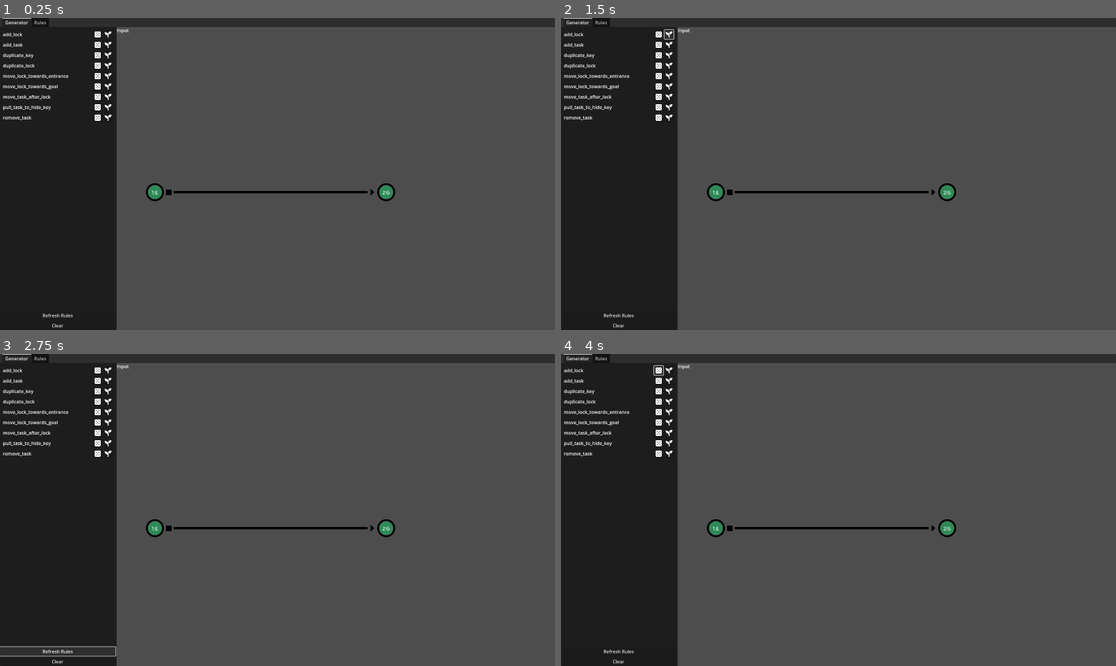
Above: before the commit, frames 1-4 (two rows, left to right).
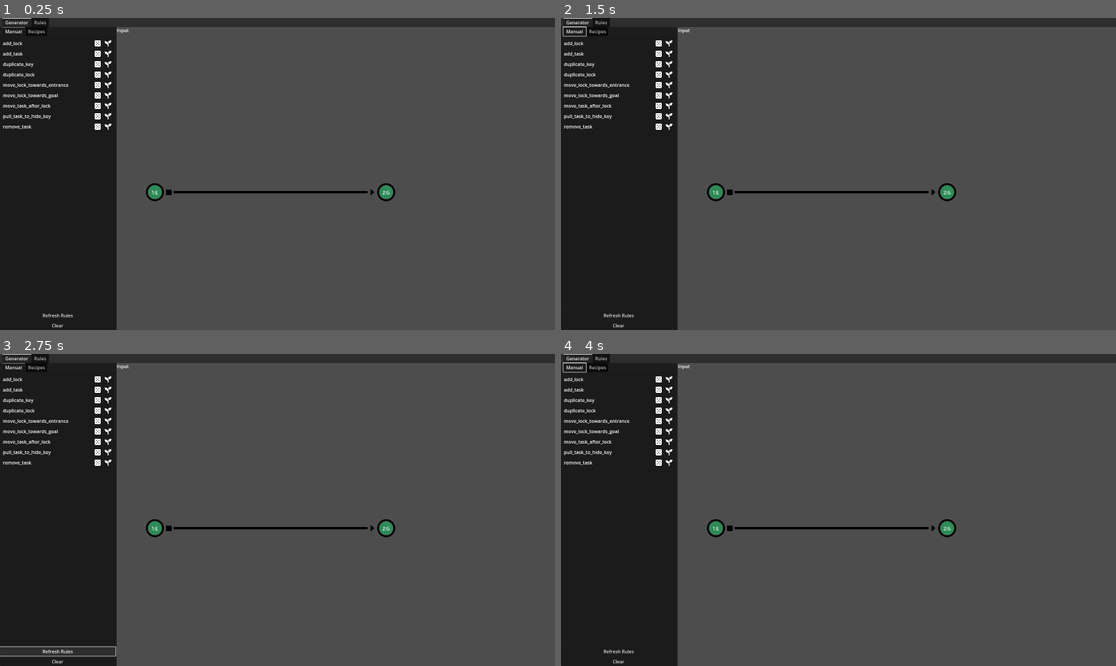
Above: after the commit, the same moments.

Repository: LVoisard/graph-reconstruction-godot
Game: Godot game, scene res://scenes/main.tscn
Two runs of this game, one before a commit and one after it. Both use one fixed random seed, a clock stepped at 60 frames per second and the inputs below.
Inputs (mouse positions are in pixels of both pictures, inside the frame that each line leads up to):
- Up to frame 1 (0.25 s): no input
- Up to frame 2 (1.5 s): click (660, 33) at 0.52 s; click (666, 33) at 1.27 s
- Up to frame 3 (2.75 s): click "Refresh Rules" at 2 s
- Up to frame 4 (4 s): click "Clear" at 2.75 s; click (660, 369) at 3.52 s

The runs differ from the first frame. In frame 1, 1.1% of the frame differs, in the area x 0-21%, y 2-36%; in frame 2, 1.1%; in frame 3, 1.1%; in frame 4, 1.1%.

Commit message:
fixed the pattern matching and graph rewriting (I think) making recipes now

Diff:
--- /dev/null
+++ b/resources/context_actions/graph node/annotations/ca_graph_node_add_annotation.gd
@@ -0,0 +1,7 @@
+extends ContextAction
+
+@export var type: RuleGraphNode.Annotation
+
+func perform_context_action(node: Node) -> void:
+	var g_node = node as RuleGraphNode
+	g_node.set_annotation(type)
--- /dev/null
+++ b/resources/context_actions/graph node/annotations/ca_graph_node_add_annotation_moved.tres
@@ -0,0 +1,9 @@
+[gd_resource type="Resource" load_steps=2 format=3 uid="uid://dpxj1hw0du5lq"]
+
+[ext_resource type="Script" uid="uid://1tuutthgo3xt" path="res://resources/context_actions/graph node/annotations/ca_graph_node_add_annotation.gd" id="1_41tig"]
+
+[resource]
+script = ExtResource("1_41tig")
+type = 1
+action_text = "Moved"
+metadata/_custom_type_script = "uid://dg1p4omlqndtb"
--- /dev/null
+++ b/resources/context_actions/graph node/annotations/ca_graph_node_add_annotation_none.tres
@@ -0,0 +1,9 @@
+[gd_resource type="Resource" load_steps=2 format=3 uid="uid://dw2xptmhnd58j"]
+
+[ext_resource type="Script" uid="uid://1tuutthgo3xt" path="res://resources/context_actions/graph node/annotations/ca_graph_node_add_annotation.gd" id="1_2fbxk"]
+
+[resource]
+script = ExtResource("1_2fbxk")
+type = 0
+action_text = "None"
+metadata/_custom_type_script = "uid://dg1p4omlqndtb"
--- /dev/null
+++ b/resources/context_actions/graph node/annotations/ca_graph_node_add_annotation_removed.tres
@@ -0,0 +1,9 @@
+[gd_resource type="Resource" load_steps=2 format=3 uid="uid://b3jo45ckemtei"]
+
+[ext_resource type="Script" uid="uid://1tuutthgo3xt" path="res://resources/context_actions/graph node/annotations/ca_graph_node_add_annotation.gd" id="1_e7mp7"]
+
+[resource]
+script = ExtResource("1_e7mp7")
+type = 2
+action_text = "Removed"
+metadata/_custom_type_script = "uid://dg1p4omlqndtb"
--- /dev/null
+++ b/resources/context_actions/graph node/ca_graph_node_add_annotation.tres
@@ -0,0 +1,12 @@
+[gd_resource type="Resource" script_class="SubContextAction" load_steps=6 format=3 uid="uid://blc066eqywkgv"]
+
+[ext_resource type="Script" uid="uid://dsbdscvfng6du" path="res://resources/context_actions/sub_context_action.gd" id="1_23xao"]
+[ext_resource type="Script" uid="uid://dg1p4omlqndtb" path="res://resources/context_actions/context_action.gd" id="2_8s5p5"]
+[ext_resource type="Resource" uid="uid://dw2xptmhnd58j" path="res://resources/context_actions/graph node/annotations/ca_graph_node_add_annotation_none.tres" id="3_10rpo"]
+[ext_resource type="Resource" uid="uid://dpxj1hw0du5lq" path="res://resources/context_actions/graph node/annotations/ca_graph_node_add_annotation_moved.tres" id="4_gsa2p"]
+[ext_resource type="Resource" uid="uid://b3jo45ckemtei" path="res://resources/context_actions/graph node/annotations/ca_graph_node_add_annotation_removed.tres" id="5_34xej"]
+
+[resource]
+script = ExtResource("1_23xao")
+sub_context_actions = Array[ExtResource("2_8s5p5")]([ExtResource("3_10rpo"), ExtResource("4_gsa2p"), ExtResource("5_34xej")])
+action_text = "Add Annotation"
--- a/resources/context_actions/graph node/ca_graph_node_change_node_type.tres
+++ b/resources/context_actions/graph node/ca_graph_node_change_node_type.tres
@@ -1,15 +1,10 @@
-[gd_resource type="Resource" script_class="SubContextAction" load_steps=9 format=3 uid="uid://tib5hh2wgcax"]
+[gd_resource type="Resource" script_class="SubContextAction" load_steps=4 format=3 uid="uid://tib5hh2wgcax"]
 
 [ext_resource type="Script" uid="uid://dsbdscvfng6du" path="res://resources/context_actions/sub_context_action.gd" id="1_bnp0e"]
 [ext_resource type="Script" uid="uid://dg1p4omlqndtb" path="res://resources/context_actions/context_action.gd" id="2_f22py"]
-[ext_resource type="Resource" uid="uid://d33tctvuqiqys" path="res://resources/context_actions/graph node/change_type/ca_graph_node_change_type_entrance.tres" id="3_bpwv2"]
-[ext_resource type="Resource" uid="uid://6bokh8mlrsgl" path="res://resources/context_actions/graph node/change_type/ca_graph_node_change_type_goal.tres" id="4_krkf8"]
 [ext_resource type="Resource" uid="uid://d37gjlpg61vng" path="res://resources/context_actions/graph node/change_type/ca_graph_node_change_type_task.tres" id="5_u2csm"]
-[ext_resource type="Resource" uid="uid://h6i5my37wotw" path="res://resources/context_actions/graph node/change_type/ca_graph_node_change_type_key.tres" id="6_ukwu0"]
-[ext_resource type="Resource" uid="uid://bgm13g8chq4s4" path="res://resources/context_actions/graph node/change_type/ca_graph_node_change_type_lock.tres" id="7_oqf1u"]
-[ext_resource type="Resource" uid="uid://cl5rtu3ct3apq" path="res://resources/context_actions/graph node/change_type/ca_graph_node_change_type_any.tres" id="8_wjfks"]
 
 [resource]
 script = ExtResource("1_bnp0e")
-sub_context_actions = Array[ExtResource("2_f22py")]([ExtResource("8_wjfks"), ExtResource("3_bpwv2"), ExtResource("4_krkf8"), ExtResource("6_ukwu0"), ExtResource("7_oqf1u"), ExtResource("5_u2csm")])
+sub_context_actions = Array[ExtResource("2_f22py")]([ExtResource("5_u2csm")])
 action_text = "Change Node Type"
--- a/resources/context_actions/graph/ca_graph_create_new.gd
+++ b/resources/context_actions/graph/ca_graph_create_new.gd
@@ -3,7 +3,7 @@
 func perform_context_action(node: Node) -> void:
 	print("creating new node")
 	if prefab == null:
-		prefab = load("res://scripts/graph_node/graph_node.tscn")
+		prefab = load("res://scripts/graph_node/rule_graph_node.tscn")
 
 	var inst = prefab.instantiate() as Control
 	inst.position = node.get_global_mouse_position() - inst.get_rect().size / 2
--- a/scenes/generator.tscn
+++ b/scenes/generator.tscn
@@ -1,6 +1,7 @@
-[gd_scene load_steps=3 format=3 uid="uid://m7c1nsgiiqkd"]
+[gd_scene load_steps=4 format=3 uid="uid://m7c1nsgiiqkd"]
 
 [ext_resource type="Script" uid="uid://e6gvy72yn54q" path="res://scenes/generator_controller.gd" id="1_vxu2e"]
+[ext_resource type="PackedScene" uid="uid://cjrsqkrswr52s" path="res://scenes/recipes.tscn" id="2_ef8yp"]
 [ext_resource type="PackedScene" uid="uid://2366d4on4cdd" path="res://scripts/graph/graph.tscn" id="4_xsyub"]
 
 [node name="Generator" type="Control"]
@@ -41,7 +42,12 @@
 grow_horizontal = 2
 grow_vertical = 2
 
-[node name="MarginContainer" type="MarginContainer" parent="HBoxContainer/Left Bar/Panel/HBoxContainer"]
+[node name="TabContainer" type="TabContainer" parent="HBoxContainer/Left Bar/Panel/HBoxContainer"]
+layout_mode = 2
+size_flags_vertical = 3
+current_tab = 0
+
+[node name="Manual" type="MarginContainer" parent="HBoxContainer/Left Bar/Panel/HBoxContainer/TabContainer"]
 layout_mode = 2
 size_flags_horizontal = 3
 size_flags_vertical = 3
@@ -49,8 +55,12 @@
 theme_override_constants/margin_top = 10
 theme_override_constants/margin_right = 10
 theme_override_constants/margin_bottom = 10
+metadata/_tab_index = 0
 
-[node name="VBoxContainer" type="VBoxContainer" parent="HBoxContainer/Left Bar/Panel/HBoxContainer/MarginContainer"]
+[node name="VBoxContainer" type="VBoxContainer" parent="HBoxContainer/Left Bar/Panel/HBoxContainer/TabContainer/Manual"]
+layout_mode = 2
+
+[node name="Recipes" parent="HBoxContainer/Left Bar/Panel/HBoxContainer/TabContainer" instance=ExtResource("2_ef8yp")]
 layout_mode = 2
 
 [node name="refresh button" type="Button" parent="HBoxContainer/Left Bar/Panel/HBoxContainer"]
--- a/scenes/generator_controller.gd
+++ b/scenes/generator_controller.gd
@@ -2,7 +2,7 @@
 
 const generator_rule_prefab: PackedScene = preload("res://scenes/generator_rule.tscn")
 
-@onready var generator_rules_container: Control = $"HBoxContainer/Left Bar/Panel/HBoxContainer/MarginContainer/VBoxContainer"
+@onready var generator_rules_container: Control = $"HBoxContainer/Left Bar/Panel/HBoxContainer/TabContainer/Manual/VBoxContainer"
 @onready var generator_graph: MyGraph = $"HBoxContainer/Input Graph Viewport/SubViewport/Control/input graph"
 
 func _ready() -> void:
@@ -12,8 +12,8 @@
 
 func clear() -> void:
 	await generator_graph.clear()
-	var entrance = load("res://scripts/graph_node/graph_node.tscn").instantiate() as MyGraphNode
-	var goal = load("res://scripts/graph_node/graph_node.tscn").instantiate() as MyGraphNode
+	var entrance = load("res://scripts/graph_node/rule/rule_graph_node.tscn").instantiate() as MyGraphNode
+	var goal = load("res://scripts/graph_node/rule/rule_graph_node.tscn").instantiate() as MyGraphNode
 	var c = load("res://scripts/connection/connection.tscn").instantiate() as Connection
 	generator_graph.add_child(entrance)
 	entrance.position = Vector2(100, get_viewport_rect().get_center().y)
@@ -53,10 +53,12 @@
 		print("No valid nodes")
 		return
 
-	apply_rewrite(target, matches.pick_random(), pattern_output)
+	apply_rewrite(target, matches.pick_random(),pattern, pattern_output)
 
 	await generator_graph.clear()
+	await get_tree().process_frame
 	generator_graph.load_from_analytic(target)
+	print("Random " + file)
 
 func apply_rule_lsystem(file: String) -> void:
 	var graphs = Helper.parse_graphs("res://rules/"+file)
@@ -71,7 +73,8 @@
 		print("No valid nodes")
 		return
 	for m in matches:
-		apply_rewrite(target, m, pattern_output)
+		apply_rewrite(target, m, pattern, pattern_output)
+
 
 	await generator_graph.clear()
 	generator_graph.load_from_analytic(target)
@@ -133,31 +136,31 @@
 			if not edge_exists(G, g_src, g_tgt, p_edge.label):
 				return false
 
-	# Now reject if there are extra edges in the target between mapped nodes
-	var mapped_nodes = mapping.duplicate()
-	mapped_nodes[new_p_node] = candidate_g_node
-
-	# Create reverse mapping: from target node ID to pattern node ID
-	var reverse_mapping = {}
-	for p_id in mapped_nodes.keys():
-		reverse_mapping[mapped_nodes[p_id]] = p_id
-
-	for g_edge in G.edges:
-		if reverse_mapping.has(g_edge.source) and reverse_mapping.has(g_edge.target):
-			var p_src = reverse_mapping[g_edge.source]
-			var p_tgt = reverse_mapping[g_edge.target]
-
-			var found = false
-			for p_edge in P.edges:
-				if p_edge.source == p_src and p_edge.target == p_tgt and p_edge.label == g_edge.label:
-					found = true
-					break
-				elif p_edge.source == p_tgt and p_edge.target == p_src and p_edge.label == g_edge.label:
-					found = true
-					break
-			if not found:
-				# Extra edge in target that doesn't exist in pattern
-				return false
+	## Now reject if there are extra edges in the target between mapped nodes
+	#var mapped_nodes = mapping.duplicate()
+	#mapped_nodes[new_p_node] = candidate_g_node
+#
+	## Create reverse mapping: from target node ID to pattern node ID
+	#var reverse_mapping = {}
+	#for p_id in mapped_nodes.keys():
+		#reverse_mapping[mapped_nodes[p_id]] = p_id
+#
+	#for g_edge in G.edges:
+		#if reverse_mapping.has(g_edge.source) and reverse_mapping.has(g_edge.target):
+			#var p_src = reverse_mapping[g_edge.source]
+			#var p_tgt = reverse_mapping[g_edge.target]
+#
+			#var found = false
+			#for p_edge in P.edges:
+				#if p_edge.source == p_src and p_edge.target == p_tgt and p_edge.label == g_edge.label:
+					#found = true
+					#break
+				#elif p_edge.source == p_tgt and p_edge.target == p_src and p_edge.label == g_edge.label:
+					#found = true
+					#break
+			#if not found:
+				## Extra edge in target that doesn't exist in pattern
+				#return false
 
 	return true
 
@@ -169,11 +172,13 @@
 	return false
 
 
-func apply_rewrite(G: AnalyticGraph, m: Dictionary, pattern_output: AnalyticGraph) -> void:
+func apply_rewrite(G: AnalyticGraph, m: Dictionary, pattern_input: AnalyticGraph, pattern_output: AnalyticGraph) -> void:
 	# identify which nodes are targeted
 	var mapped_nodes = {}
+	var mapped_nodes_reversed = {}
 	for matched_id in m.keys():
 		mapped_nodes[matched_id] = G.nodes[m[matched_id]]
+		mapped_nodes_reversed[m[matched_id]] = matched_id
 
 	# record the connections to nodes from outside the matched pattern
 	# this also includes connection that exist between pattern nodes, not specified in the pattern
@@ -190,31 +195,20 @@
 
 		# Case 1: One side is inside match, one is outside => external edge to preserve
 		if src_in_match != tgt_in_match:
-			if edge.label == "Relational":
-				if tgt_in_match:
-					print(m)
-					print(pattern_output.to_dict())
-					print("need to move this ")
-				# find the new id in the output corresponding to this node
-				print("possibly need to map this edge so that it remains connected with its intended target")
-
-			else:
+			# check if there is an annotation that tells us what to do, otherwise, link up external nodes like before.
+			var id = edge.source if src_in_match else edge.target
+			if src_in_match:
 				external_edges.append(edge)
-		# internal edge (two nodes that are in the pattern
-		# check if the edge is in the source graph
-		#else:
-			#if edge.label == "Directional": continue
-			#print("internal edge (%d %d)" % [edge.source, edge.target])
-			#for pattern_edge in pattern_output.edges:
-				##if not m.has(pattern_edge.source) and edge.source != m[pattern_edge.source] or not m.has(pattern_edge.target) and edge.target != m[pattern_edge.target]:
-				#if m.has(pattern_edge.source) and m.has(pattern_edge.target):
-					#var not_found = true
-					#if m[pattern_edge.source] != edge.source and m[pattern_edge.target] != edge.target:
-						#not_found = false
-					#if not not_found && edge.label == "Directional":
-						#print("internal edge to preserve (%d %d)" % [m[pattern_edge.source], m[pattern_edge.target]])
-						#external_edges.append(edge)
-			#print("node %d has an external edge (%d %d)" % [n, edge.source, edge.target])
+			elif tgt_in_match:
+				if edge.label != "Relational":
+					external_edges.append(edge)
+				elif pattern_input.nodes[mapped_nodes_reversed[id]].annotation == "None":
+					external_edges.append(edge)
+				else:
+					var ann = pattern_input.nodes[mapped_nodes_reversed[id]].annotation
+					var other = pattern_output.nodes.values().find_custom(func(x): return x.annotation == ann)
+					edge.target = m[other+1]
+					external_edges.append(edge)
 
 	#remove connections from the nodes
 	for target_graph_node_id in m.values():
@@ -232,7 +226,10 @@
 			#print("equivalent node (%d: %d) identified" % [pattern_node_id, m[pattern_node_id]])
 		# this node is a new one from the pattern
 		else:
-			new_node = AnalyticGraph.AnalyticGraphNode.new(G.get_next_id(), pattern_output.nodes[pattern_node_id].x,pattern_output.nodes[pattern_node_id].y, pattern_output.nodes[pattern_node_id].label)
+			var edge_index = pattern_output.edges.find_custom(func(x): return x.target == pattern_node_id)
+			var src = G.nodes[m[pattern_output.edges[edge_index].source]]
+			new_node = AnalyticGraph.AnalyticGraphNode.new(G.get_next_id(), src.x + 200, src.y, pattern_output.nodes[pattern_node_id].label, pattern_output.nodes[pattern_node_id].annotation)
+
 		G.add_node(new_node)
 		new_node_mapped_to_pattern_nodes[pattern_node_id] = new_node.id
 
--- /dev/null
+++ b/scenes/recipes.tscn
@@ -0,0 +1,54 @@
+[gd_scene load_steps=2 format=3 uid="uid://cjrsqkrswr52s"]
+
+[ext_resource type="Texture2D" uid="uid://bdvkxibkbw851" path="res://assets/icons/FolderBigThumb.svg" id="1_xmpxi"]
+
+[node name="Recipes" type="MarginContainer"]
+offset_right = 200.0
+offset_bottom = 800.0
+theme_override_constants/margin_left = 10
+theme_override_constants/margin_top = 10
+theme_override_constants/margin_right = 10
+theme_override_constants/margin_bottom = 10
+metadata/_tab_index = 1
+
+[node name="VBoxContainer" type="VBoxContainer" parent="."]
+layout_mode = 2
+
+[node name="HBoxContainer" type="HBoxContainer" parent="VBoxContainer"]
+layout_mode = 2
+
+[node name="Label" type="Label" parent="VBoxContainer/HBoxContainer"]
+layout_mode = 2
+size_flags_horizontal = 3
+text = "Recipe"
+
+[node name="Button" type="Button" parent="VBoxContainer/HBoxContainer"]
+custom_minimum_size = Vector2(32, 32)
+layout_mode = 2
+icon = ExtResource("1_xmpxi")
+expand_icon = true
+
+[node name="Recipe Menu" type="VBoxContainer" parent="VBoxContainer"]
+layout_mode = 2
+size_flags_vertical = 3
+
+[node name="edit recipe" type="Button" parent="VBoxContainer/Recipe Menu"]
+layout_mode = 2
+text = "Edit Recipe"
+
+[node name="save" type="Button" parent="VBoxContainer/Recipe Menu"]
+layout_mode = 2
+text = "Save
+"
+
+[node name="Iterate" type="Button" parent="VBoxContainer/Recipe Menu"]
+layout_mode = 2
+text = "Iterate"
+
+[node name="Complete" type="Button" parent="VBoxContainer/Recipe Menu"]
+layout_mode = 2
+text = "Complete"
+
+[node name="Tree" type="Tree" parent="VBoxContainer/Recipe Menu"]
+layout_mode = 2
+size_flags_vertical = 3
--- a/scripts/graph/analytic_graph.gd
+++ b/scripts/graph/analytic_graph.gd
@@ -6,7 +6,7 @@
 func _init(dict: Dictionary):
 	for node in dict["nodes"]:
 		var params = node.split(",")
-		nodes[int(params[0])] = AnalyticGraphNode.new(int(params[0]), int(params[1]), int(params[2]), params[3])
+		nodes[int(params[0])] = AnalyticGraphNode.new(int(params[0]), int(params[1]), int(params[2]), params[3], params[4])
 	for edge in dict["edges"]:
 		var params = edge.split(",")
 		edges.append(AnalyticGraphEdge.new(int(params[0]), int(params[1]), params[2]))
@@ -45,12 +45,14 @@
 	var x: int
 	var y: int
 	var label: String
+	var annotation: String
 
-	func _init(_id, _x, _y, _label):
+	func _init(_id, _x, _y, _label, _annotation):
 		id = _id
 		x = _x
 		y = _y
 		label = _label
+		annotation = _annotation
 
 class AnalyticGraphEdge:
 	var source: int
--- a/scripts/graph/graph.gd
+++ b/scripts/graph/graph.gd
@@ -1,7 +1,7 @@
 class_name MyGraph extends Control
 
 
-const graph_node_prefab: PackedScene = preload("res://scripts/graph_node/graph_node.tscn")
+const graph_node_prefab: PackedScene = preload("res://scripts/graph_node/rule/rule_graph_node.tscn")
 const connection_prefab: PackedScene = preload("res://scripts/connection/connection.tscn")
 
 var nodes: Array[MyGraphNode] = []
@@ -47,7 +47,7 @@
 func get_graph_string() -> String:
 	var s: String = "nodes\n"
 	for node in nodes:
-		s += "%d,%d,%d,%s\n" % [node.id, node.position.x, node.position.y, MyGraphNode.NodeType.keys()[node.node_type]]
+		s += "%d,%d,%d,%s,%s\n" % [node.id, node.position.x, node.position.y, MyGraphNode.NodeType.keys()[node.node_type], RuleGraphNode.Annotation.keys()[node.annotation]]
 	s += "edges\n"
 	for con in connections:
 		s += "%d,%d,%s\n" % [con.a().id, con.b().id, Connection.ConnectionType.keys()[con.connection_type]]
@@ -56,7 +56,7 @@
 func get_graph_dict() -> Dictionary:
 	var d = {"nodes": [], "edges": []}
 	for node in nodes:
-		d["nodes"].append("%d,%d,%d,%s" % [node.id, node.position.x, node.position.y, MyGraphNode.NodeType.keys()[node.node_type]])
+		d["nodes"].append("%d,%d,%d,%s,%s" % [node.id, node.position.x, node.position.y, MyGraphNode.NodeType.keys()[node.node_type], RuleGraphNode.Annotation.keys()[node.annotation]])
 	for con in connections:
 		d["edges"].append("%d,%d,%s" % [con.a().id, con.b().id, Connection.ConnectionType.keys()[con.connection_type]])
 	return d
@@ -116,3 +116,5 @@
 		node.queue_free()
 	free_ids.clear()
 	await get_tree().process_frame
+	await get_tree().process_frame
+	await get_tree().process_frame
--- /dev/null
+++ b/scripts/graph_node/rule/rule_graph_node.gd
@@ -0,0 +1,12 @@
+class_name RuleGraphNode extends MyGraphNode
+
+var annotation: Annotation = Annotation.None
+
+func set_annotation(ann: Annotation) -> void:
+	annotation = ann
+
+enum Annotation {
+	None,
+	Moved,
+	Removed,
+}
--- /dev/null
+++ b/scripts/graph_node/rule/rule_graph_node.tscn
@@ -0,0 +1,17 @@
+[gd_scene load_steps=10 format=3 uid="uid://cifjx04dehavu"]
+
+[ext_resource type="PackedScene" uid="uid://457qsgfoiffm" path="res://scripts/graph_node/graph_node.tscn" id="1_j23u6"]
+[ext_resource type="Script" uid="uid://dg1p4omlqndtb" path="res://resources/context_actions/context_action.gd" id="2_j51jw"]
+[ext_resource type="Script" uid="uid://bnlmb8vlamx2v" path="res://scripts/graph_node/rule/rule_graph_node.gd" id="2_lna6b"]
+[ext_resource type="Resource" uid="uid://dontgb55onwt5" path="res://resources/context_actions/graph node/ca_graph_node_link_new_node.tres" id="3_lna6b"]
+[ext_resource type="Resource" uid="uid://bpki6yb088ktr" path="res://resources/context_actions/graph node/ca_graph_node_link_existing_node.tres" id="4_6jb61"]
+[ext_resource type="Resource" uid="uid://tib5hh2wgcax" path="res://resources/context_actions/graph node/ca_graph_node_change_node_type.tres" id="5_br6qv"]
+[ext_resource type="Resource" uid="uid://0sq5iqybsr51" path="res://resources/context_actions/graph node/ca_graph_node_remove_connections.tres" id="6_2eec4"]
+[ext_resource type="Resource" uid="uid://bysmucllofybw" path="res://resources/context_actions/ca_general_delete.tres" id="7_ppbq7"]
+[ext_resource type="Resource" uid="uid://blc066eqywkgv" path="res://resources/context_actions/graph node/ca_graph_node_add_annotation.tres" id="8_6jb61"]
+
+[node name="RuleGraphNode" instance=ExtResource("1_j23u6")]
+script = ExtResource("2_lna6b")
+
+[node name="context_menu" parent="." index="1"]
+context_actions = Array[ExtResource("2_j51jw")]([ExtResource("3_lna6b"), ExtResource("4_6jb61"), ExtResource("5_br6qv"), ExtResource("6_2eec4"), ExtResource("8_6jb61"), ExtResource("7_ppbq7")])
Not shown, added: resources/context_actions/graph node/annotations/ca_graph_node_add_annotation.gd.uid
Not shown, changed: rules/add_lock.txt
Not shown, changed: rules/add_task.txt
Not shown, changed: rules/duplicate_key.txt
Not shown, changed: rules/duplicate_lock.txt
Not shown, changed: rules/move_lock_towards_entrance.txt
Not shown, changed: rules/move_lock_towards_goal.txt
Not shown, changed: rules/move_task_after_lock.txt
Not shown, changed: rules/pull_task_to_hide_key.txt
Not shown, changed: rules/remove_task.txt
Empty file removed: scripts/graph/analytic_graph_node.gd
Not shown, removed: scripts/graph/analytic_graph_node.gd.uid
(and 1 more such lines)
